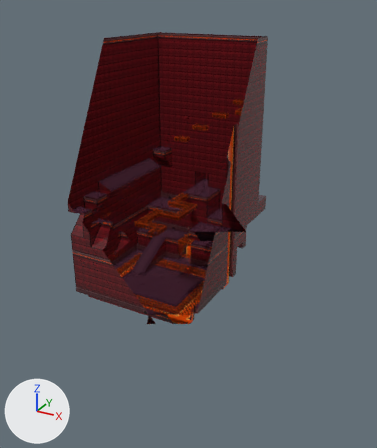
Two versions of the glTF model public/glb/forge-1.glb, one commit apart.
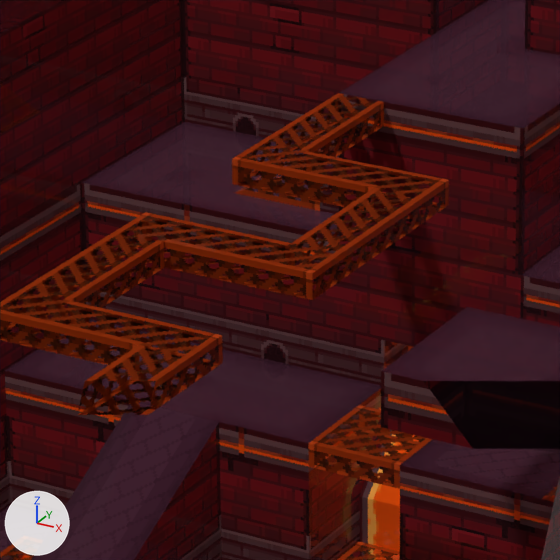
The first picture shows the older version from a 50 mm lens placed at (32.41, -47.75, 34.74), pointed at (3.39, 5.02, 8.35). The close-ups show the older and then the newer version on the part from 36% to 56% of the width and 40% to 57% of the height of that picture. Only the edits that show in the close-ups are written down. Arrows for +X, +Y and +Z are at lower left; the lights stay in place. Everything nearer to the camera than a plane just in front of the edit is cut away. Where no turn or scale is listed for an object, it has been applied to the vertices.

In view in the first close-up: 'EntityModel.Secret', 'EntityPlatform', 'EntityTrimesh.World', 'EntityTrimesh.World.001'.
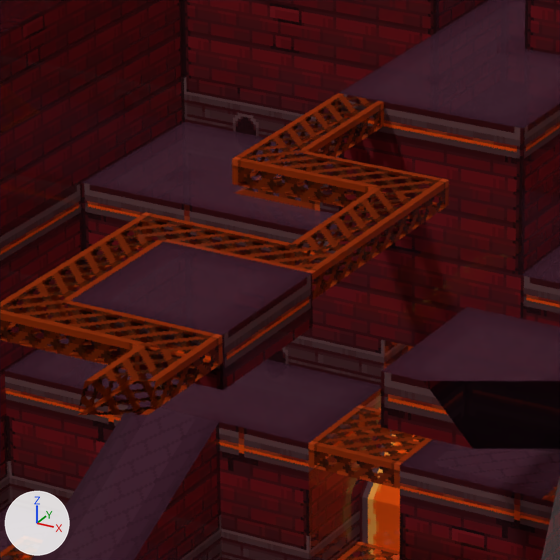
Where the change shows, as pixel boxes (x1, y1, x2, y2) in the close-ups (560 x 560 px):
'EntityPlatform.002', added: after (70, 241, 313, 390)

Patch to the scene script:
```diff
--- a/public/glb/forge-1.glb.py
+++ b/public/glb/forge-1.glb.py
@@ ob_entityplatform_002 @@
+ob_entityplatform_002 = bpy.data.objects.new('EntityPlatform.002', me_mesh_007.copy())  # the mesh of ob_entityplatform
+ob_entityplatform_002.location = (0.5, 3.5, 8.0)
```
